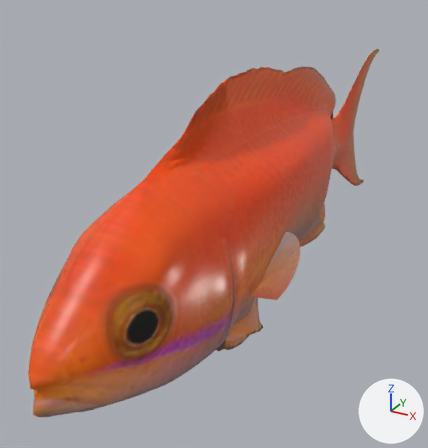
Renders of the glTF model src/rendering/assets/splat-fish/lyretail-anthias.glb from each side of a commit.
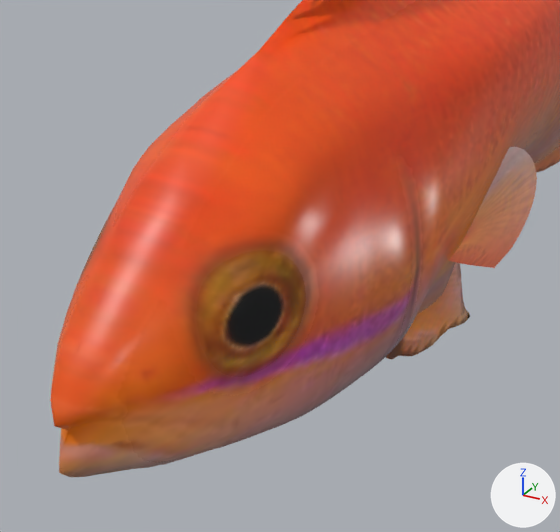
The first picture shows the older version from a 50 mm lens placed at (0.615, -1.517, 0.629), pointed at (-0.153, -0.12, -0.07). The close-ups show the older and then the newer version on the part from 0% to 73% of the width and 34% to 100% of the height of that picture. Only the edits that show in the close-ups are written down. The axes (+X, +Y, +Z) are drawn at lower right. The lights are the same throughout.

In view in the first close-up: 'lyretail-anthias_Mesh'.
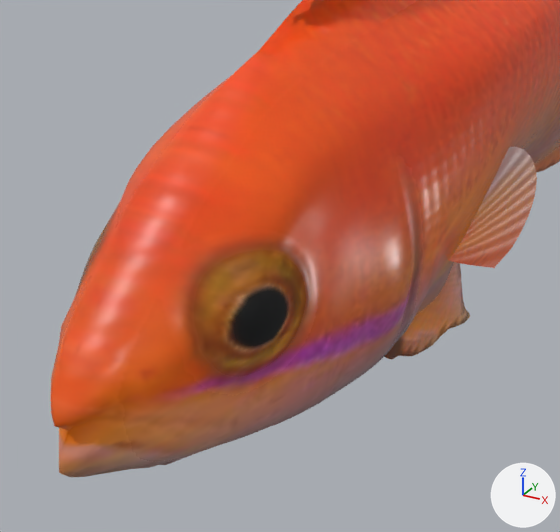
Edits to the bpy script that builds the scene:
```text
Change mat_lyretail_anthias_mat:
    where n6 = _N.new('ShaderNodeNormalMap'); n6.name = 'Normal Map'
    n6.inputs[0].default_value: 0.08 -> 0.65  # 'Strength'
Change me_lyretail_anthias_geo:
    where me_lyretail_anthias_geo.from_pydata(...)  # 4971 vertices, 9739 faces; spans x -0.14..0.14, y -1.0..1.0, z -0.4..0.4
    used by ob_lyretail_anthias_mesh; location = (0.0, 0.0, 0.0)
    me_lyretail_anthias_geo part 1: 44 of the vertices in x -0.14..0.14, y -0.96..-0.62, z -0.13..0.08 are scaled about their middle by (1.06, 1, 1)
```

Where the change shows, as pixel boxes [x1, y1, x2, y2] in the close-ups (560 x 532 px; the box of a moved part takes in the faces that stretch with it):
'lyretail-anthias_Mesh', surface changed, reshaped: before [50, 0, 560, 477]; after [51, 0, 560, 477]
part 1 of me_lyretail_anthias_geo, moved or reshaped: before [70, 243, 406, 430]; after [70, 244, 409, 430]
